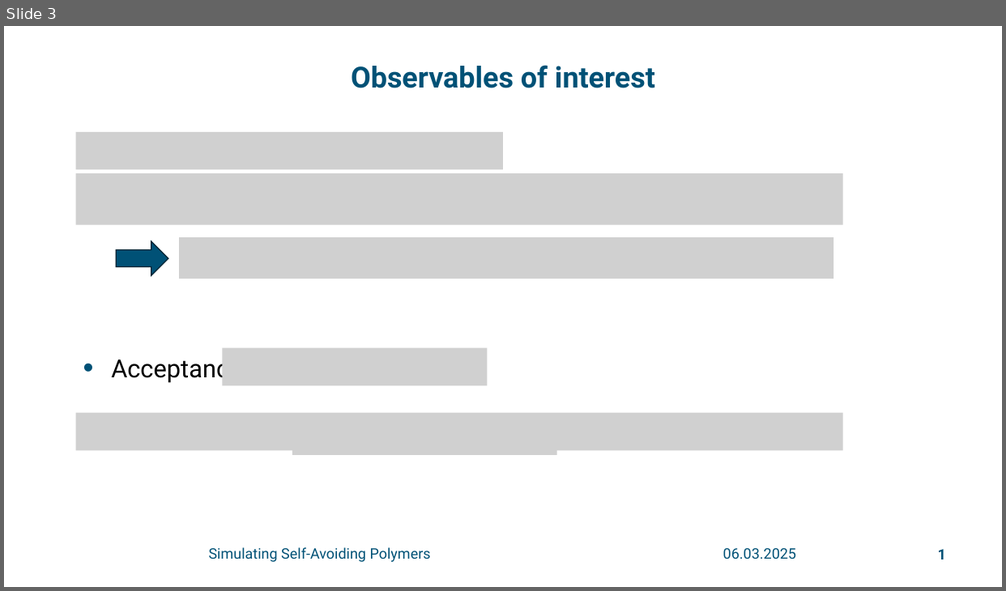
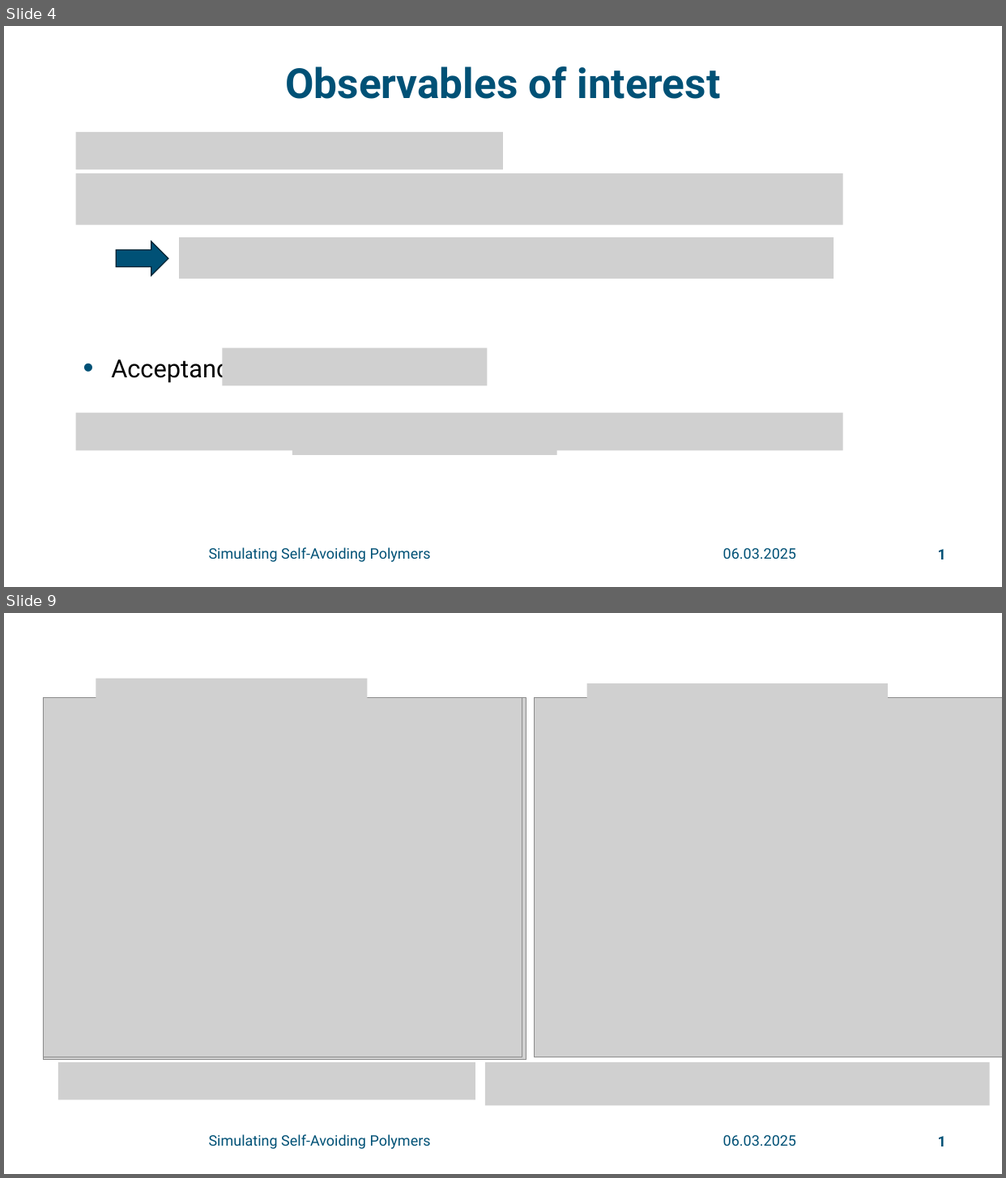
Before and after one commit to mandus24/ComputationalPhysics, a slide deck: polymer/polymer_powerpoint.pptx. Shown one above the other, each under a label of ours: slide 3 before the commit, slides 4 and 9 after it; the slides between them are not shown. The pictures are 1006x591 and 1006x1178 pixels, drawn with LibreOffice and Linux fonts; fonts in the diff are those of the drawing; grey boxes stand for pictures; background and template pictures are left out. Boxes give left, top, right and bottom in pixels: in the first picture for what was removed or moved away, otherwise in the second. Text is boxed around its words. In the diff, an @@ line names an element or a change of style, - is before the commit and + after.

```diff
--- a/polymer/polymer_powerpoint.pptx
+++ b/polymer/polymer_powerpoint.pptx
@@ slide 9 added at <box>4,613,1002,1174</box>, background #FFFFFF @@
@@ picture added at <box>96,678,367,716</box> @@
@@ picture added at <box>587,683,889,721</box> @@
@@ picture added at <box>43,697,526,1060</box> @@
@@ picture added at <box>43,697,522,1057</box> @@
@@ picture added at <box>535,697,1002,1057</box> @@
@@ picture added at <box>58,1063,475,1101</box> @@
@@ picture added at <box>485,1063,990,1106</box> @@
@@ text added at <box>209,1135,431,1149</box>, 14 pt, text #005176 @@
+Simulating Self-Avoiding Polymers
@@ text added at <box>723,1135,796,1146</box>, 14 pt, text #005176 @@
+06.03.2025
@@ text added at <box>938,1136,946,1147</box>, 14 pt, text #005176, bold @@
+1
@@ what was slide 3 is now slide 4 @@
@@ slide 4 changed as well @@
@@ title "Observables of interest" at <box>285,66,720,99</box>: size 28 to 40 pt @@
```
Also in this commit, not shown: 4 other slides changed, 6 other slides added.
